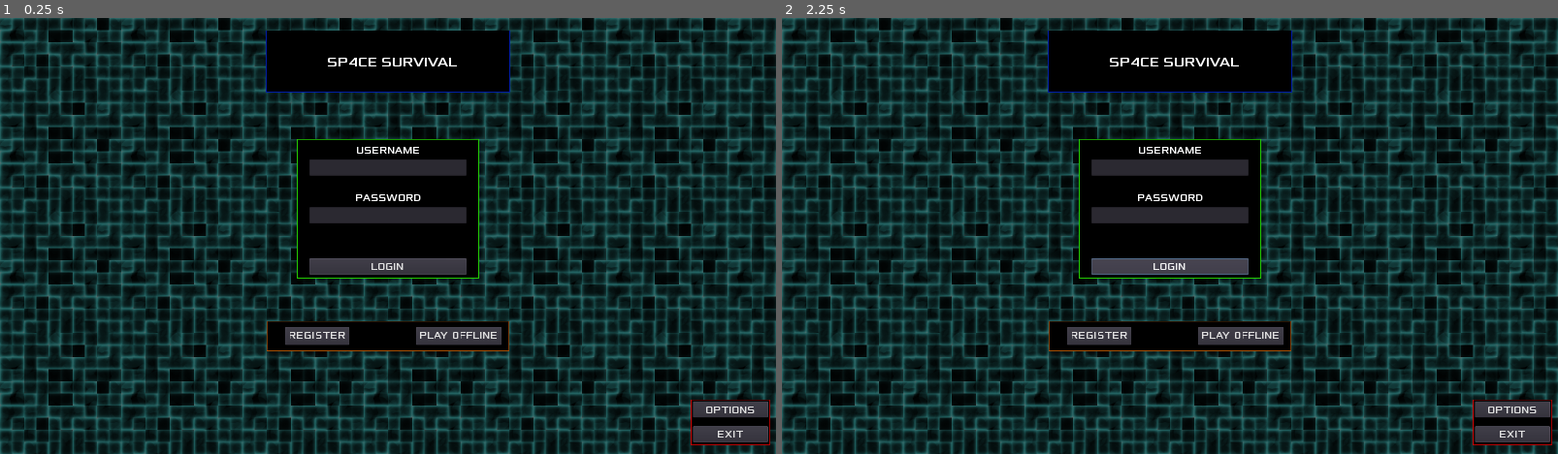
Above: before the commit, frames 1-2 (left to right).
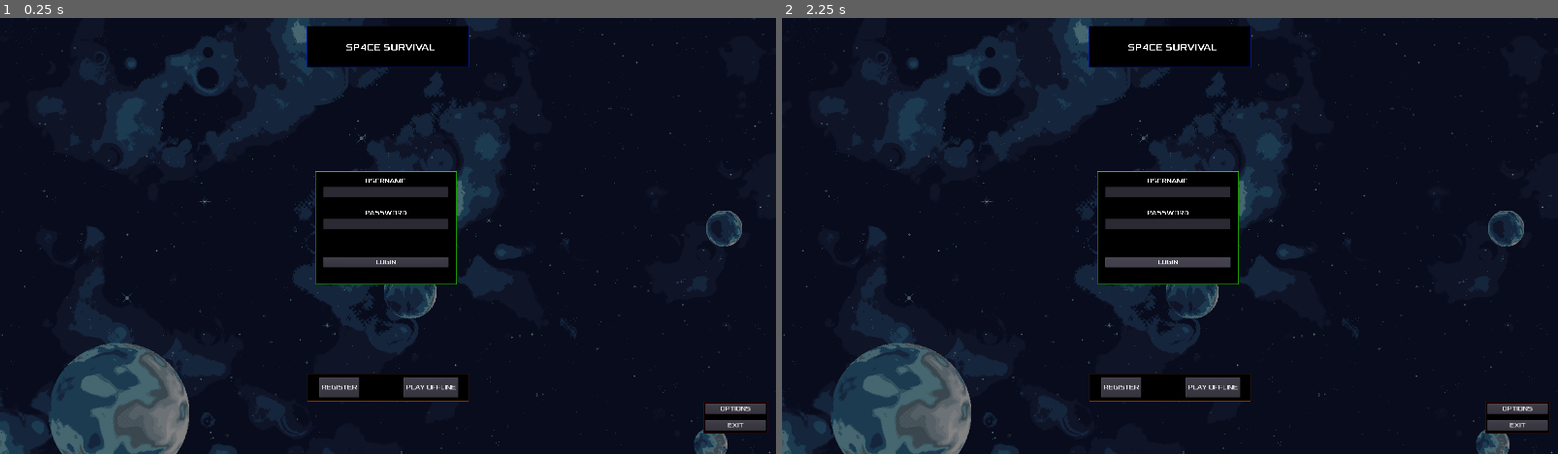
Above: after the commit, the same moments.

Repository: Mario999X/ProyectoFinalDAM_MarioResa
Game: Godot game, scene res://menus/WelcomeMenu.tscn
The game is run twice, just before and just after one commit, with the same random seed, the same clock (stepped at 60 frames per second) and the same inputs.
Inputs:
- Up to frame 1 (0.25 s): no input
- Up to frame 2 (2.25 s): click "PLAY OFFLINE" at 0.5 s; click "PLAY OFFLINE" at 1.25 s; click "LOGIN" at 2 s

The runs differ from the first frame. In frame 1, 57% of the frame differs, in the area x 0-100%, y 0-100%; in frame 2, 57%.

Commit message:
Fondo renovado, pruebas con distintas resoluciones.

Diff:
--- a/sp4ce-survival_frontend/menus/WelcomeMenu.tscn
+++ b/sp4ce-survival_frontend/menus/WelcomeMenu.tscn
@@ -1,6 +1,6 @@
 [gd_scene load_steps=12 format=2]
 
-[ext_resource path="res://assets/backgrounds/Menu_Background.png" type="Texture" id=1]
+[ext_resource path="res://assets/backgrounds/Menu_BackGround.png" type="Texture" id=1]
 [ext_resource path="res://assets/fonts/Xolonium-Regular.ttf" type="DynamicFontData" id=2]
 [ext_resource path="res://menus/WelcomeMenu.gd" type="Script" id=3]
 
@@ -62,7 +62,6 @@
 anchor_bottom = 1.0
 texture = ExtResource( 1 )
 expand = true
-stretch_mode = 2
 
 [node name="GameTitleBackground2" type="ColorRect" parent="."]
 anchor_left = 0.5
@@ -102,10 +101,10 @@
 anchor_top = 0.5
 anchor_right = 0.5
 anchor_bottom = 0.5
-margin_left = -150.0
+margin_left = -180.0
 margin_top = -160.0
-margin_right = 150.0
-margin_bottom = 60.0
+margin_right = 170.0
+margin_bottom = 120.0
 rect_min_size = Vector2( 300, 230 )
 size_flags_horizontal = 3
 size_flags_vertical = 3
@@ -124,59 +123,59 @@
 size_flags_vertical = 0
 
 [node name="Separation3" type="Control" parent="LoginElementsPanel/LoginElementsContainer"]
-margin_right = 260.0
-margin_bottom = 5.0
-rect_min_size = Vector2( 0, 5 )
+margin_right = 310.0
+margin_bottom = 10.0
+rect_min_size = Vector2( 0, 10 )
 
 [node name="UsernameLabel" type="Label" parent="LoginElementsPanel/LoginElementsContainer"]
-margin_top = 9.0
-margin_right = 260.0
-margin_bottom = 29.0
+margin_top = 14.0
+margin_right = 310.0
+margin_bottom = 34.0
 custom_fonts/font = SubResource( 2 )
 text = "USERNAME"
 align = 1
 
 [node name="UsernameLineEdit" type="LineEdit" parent="LoginElementsPanel/LoginElementsContainer"]
-margin_top = 33.0
-margin_right = 260.0
-margin_bottom = 60.0
+margin_top = 38.0
+margin_right = 310.0
+margin_bottom = 65.0
 rect_min_size = Vector2( 100, 20 )
 custom_fonts/font = SubResource( 8 )
 max_length = 20
 
 [node name="Separation" type="Control" parent="LoginElementsPanel/LoginElementsContainer"]
-margin_top = 64.0
-margin_right = 260.0
-margin_bottom = 84.0
+margin_top = 69.0
+margin_right = 310.0
+margin_bottom = 89.0
 rect_min_size = Vector2( 0, 20 )
 
 [node name="PasswordLabel" type="Label" parent="LoginElementsPanel/LoginElementsContainer"]
-margin_top = 88.0
-margin_right = 260.0
-margin_bottom = 108.0
+margin_top = 93.0
+margin_right = 310.0
+margin_bottom = 113.0
 custom_fonts/font = SubResource( 2 )
 text = "PASSWORD"
 align = 1
 
 [node name="PasswordLineEdit" type="LineEdit" parent="LoginElementsPanel/LoginElementsContainer"]
-margin_top = 112.0
-margin_right = 260.0
-margin_bottom = 139.0
+margin_top = 117.0
+margin_right = 310.0
+margin_bottom = 144.0
 rect_min_size = Vector2( 100, 20 )
 custom_fonts/font = SubResource( 8 )
 max_length = 25
 secret = true
 
 [node name="Separation2" type="Control" parent="LoginElementsPanel/LoginElementsContainer"]
-margin_top = 143.0
-margin_right = 260.0
-margin_bottom = 193.0
-rect_min_size = Vector2( 0, 50 )
+margin_top = 148.0
+margin_right = 310.0
+margin_bottom = 208.0
+rect_min_size = Vector2( 0, 60 )
 
 [node name="LoginButton" type="Button" parent="LoginElementsPanel/LoginElementsContainer"]
-margin_top = 197.0
-margin_right = 260.0
-margin_bottom = 223.0
+margin_top = 212.0
+margin_right = 310.0
+margin_bottom = 238.0
 custom_fonts/font = SubResource( 3 )
 text = "LOGIN"
 
@@ -186,9 +185,9 @@
 anchor_right = 0.5
 anchor_bottom = 1.0
 margin_left = -200.0
-margin_top = -220.0
+margin_top = -200.0
 margin_right = 200.0
-margin_bottom = -170.0
+margin_bottom = -130.0
 size_flags_horizontal = 3
 size_flags_vertical = 3
 custom_styles/panel = SubResource( 5 )
@@ -209,14 +208,14 @@
 
 [node name="RegisterButton" type="Button" parent="RegisterAndOfflineElementsPanel/RegisterAndOfflineElementsContainer"]
 margin_right = 99.0
-margin_bottom = 30.0
+margin_bottom = 50.0
 custom_fonts/font = SubResource( 3 )
 text = "REGISTER"
 
 [node name="PlayOfflineButton" type="Button" parent="RegisterAndOfflineElementsPanel/RegisterAndOfflineElementsContainer"]
 margin_left = 209.0
 margin_right = 344.0
-margin_bottom = 30.0
+margin_bottom = 50.0
 custom_fonts/font = SubResource( 3 )
 text = "PLAY OFFLINE"
 
@@ -225,10 +224,10 @@
 anchor_top = 1.0
 anchor_right = 1.0
 anchor_bottom = 1.0
-margin_left = -140.0
-margin_top = -90.0
-margin_right = -10.0
-margin_bottom = -15.0
+margin_left = -180.0
+margin_top = -130.0
+margin_right = -20.0
+margin_bottom = -50.0
 custom_styles/panel = SubResource( 6 )
 __meta__ = {
 "_edit_group_": true
@@ -237,20 +236,21 @@
 [node name="OptionsAndExitElementsPanel" type="VBoxContainer" parent="OptionsAndExitElementsPanel"]
 anchor_right = 1.0
 anchor_bottom = 1.0
-margin_left = 3.0
-margin_top = 3.0
-margin_right = -3.0
+margin_left = 5.0
+margin_top = 5.0
+margin_right = -5.0
+margin_bottom = -3.0
 custom_constants/separation = 15
 
 [node name="OptionsButton" type="Button" parent="OptionsAndExitElementsPanel/OptionsAndExitElementsPanel"]
-margin_right = 124.0
+margin_right = 150.0
 margin_bottom = 26.0
 custom_fonts/font = SubResource( 3 )
 text = "OPTIONS"
 
 [node name="ExitButton" type="Button" parent="OptionsAndExitElementsPanel/OptionsAndExitElementsPanel"]
 margin_top = 41.0
-margin_right = 124.0
+margin_right = 150.0
 margin_bottom = 67.0
 custom_fonts/font = SubResource( 3 )
 text = "EXIT"
--- a/sp4ce-survival_frontend/project.godot
+++ b/sp4ce-survival_frontend/project.godot
@@ -16,9 +16,11 @@
 
 [display]
 
-window/size/width=1280
-window/size/height=720
-window/stretch/mode="2d"
+window/size/width=1920
+window/size/height=1080
+window/size/fullscreen=true
+window/stretch/mode="viewport"
+window/stretch/aspect="keep"
 
 [gui]
 
Binary file changed: sp4ce-survival_frontend/assets/backgrounds/Menu_Background.png
Not shown, changed: sp4ce-survival_frontend/assets/backgrounds/Menu_Background.png.import
